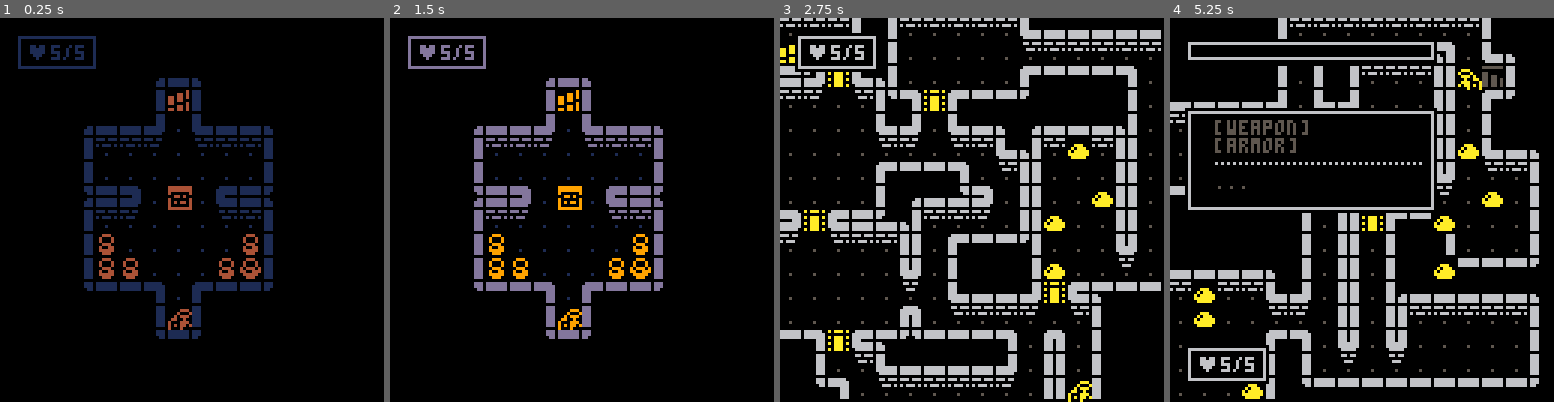
Above: before the commit, frames 1-4 (left to right).
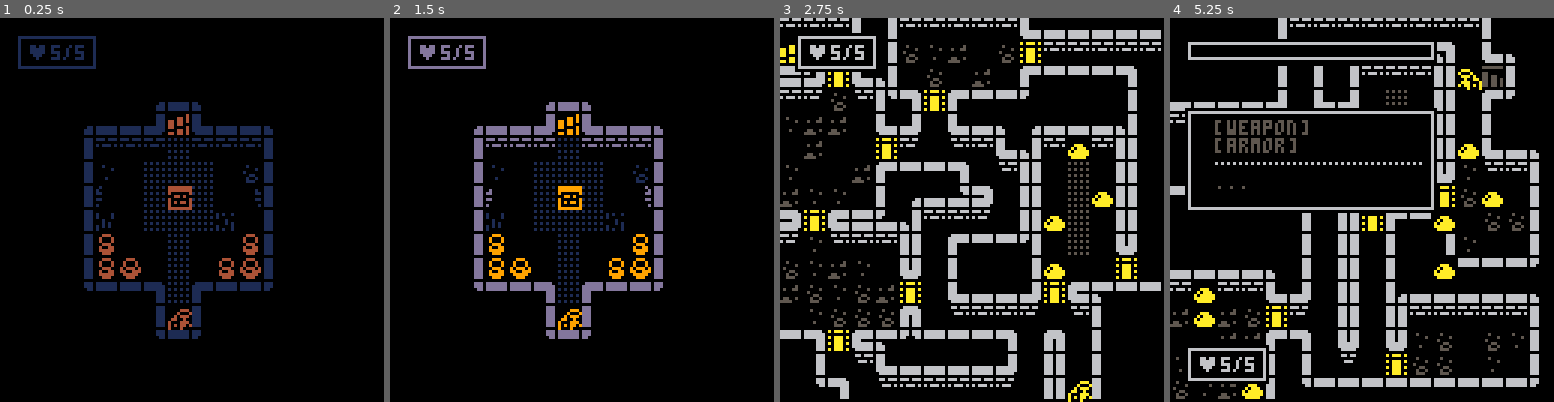
Above: after the commit, the same moments.

Repository: salty-max/pico-8
Game: PICO-8 cartridge carts/rouge/rouge.p8
The game is run twice, just before and just after one commit, with the same random seed, the same clock (stepped at 60 frames per second) and the same inputs.
Inputs:
- Up to frame 1 (0.25 s): no input
- Up to frame 2 (1.5 s): tap X (X key) at 0.33, 1.07 s; tap O (Z key) at 0.7 s
- Up to frame 3 (2.75 s): hold Right 1.6-2.1 s; tap O (Z key) at 1.7, 2.1, 2.5 s; tap X (X key) at 1.85 s; hold Up 2.15-2.42 s; hold Right from 2.47 s (still down)
- Up to frame 4 (5.25 s): tap O (Z key) every 0.4 s from 2.9 to 4.9 s; tap X (X key) at 2.97, 4.08, 5.2 s; release Right at 3.03 s; hold Left 3.08-3.58 s; hold Down 3.63-3.97 s; hold Right 4.02-4.68 s; hold Up 4.73-5.03 s; hold Left from 5.08 s (still down)

The runs differ from the first frame. In frame 1, 3.6% of the frame differs, in the area x 21-72%, y 15-75%; in frame 2, 3.6%; in frame 3, 3.1%; in frame 4, 1.8%.

Commit message:
rouge: sorts tiles + implements room decoration

Diff:
--- a/carts/rouge/rouge.p8
+++ b/carts/rouge/rouge.p8
@@ -148,24 +148,24 @@
 
 
 __gff__
-0000050500000303030103010307020005050505050505050505050505050505050505050505050505050505050505050505050505050505050505050505000000000000000000000000000000000000000000000000000000000000000000000000000000000000000000000000000000000000000000000000000000000000
+0000050500000000000000000000000005050505050505050505050505050505050505050505050505050505050505050505050505050505050505050505000003030301030103070202000001010100000000000000000000000000010101000000000000000000000000000103010000000000000000000000000000000000
 0000000000000000000000000000000000000000000000000000000000000000000000000000000000000000000000000000000000000000000000000000000000000000000000000000000000000000000000000000000000000000000000000000000000000000000000000000000000000000000000000000000000000000
 __map__
 10111111113b111111113b111111111203030303030303030303030303030303030303030303030303030303030303030202020202020202020202020202020200000000000000000000000000000000000000000000000000000000000000000000000000000000000000000000000000000000000000000000000000000000
-200f0101010d01010707340801c00e2203030303030303030303030303030303030303030303030303030303030303030202020202020202020202020202020200000000000000000000000000000000000000000000000000000000000000000000000000000000000000000000000000000000000000000000000000000000
-20010101013401010707340101c0c02203030303030310111203030303030303030303030303030303030303030303030202020202020202020202020202020200000000000000000000000000000000000000000000000000000000000000000000000000000000000000000000000000000000000000000000000000000000
-20010101073408010101340101010122030303030303200e2203030303030303030303030303030303030303030303030202020202020202020202020202020200000000000000000000000000000000000000000000000000000000000000000000000000000000000000000000000000000000000000000000000000000000
-2001010108340801010834070701012203030310111124012311111203030303030303030303030303030303030303030202020202020202020202020202020200000000000000000000000000000000000000000000000000000000000000000000000000000000000000000000000000000000000000000000000000000000
-200106010718330d3319281933330d3d0303032004043e013f04042203030303030303030310111111111203030303030202020202020202020202020202020200000000000000000000000000000000000000000000000000000000000000000000000000000000000000000000000000000000000000000000000000000000
-20080101073401010134010d0101012203030320010101010101012203030303030303030320010101012203030303030202020202020202020202020202020200000000000000000000000000000000000000000000000000000000000000000000000000000000000000000000000000000000000000000000000000000000
-2008010708340101013401180d33333d0303033a332701060125333d03030303030303030320010601012203030303030202020202020202020202020202020200000000000000000000000000000000000000000000000000000000000000000000000000000000000000000000000000000000000000000000000000000000
-1e330d33332901c001340134c0c0082203030320043e0101013f042203030303030303030320010101012203030303030202020202020202020202020202020200000000000000000000000000000000000000000000000000000000000000000000000000000000000000000000000000000000000000000000000000000000
-01010101010d0101013401340101012203030320070101010101072203030303030303030320010101012203030303030202020202020202020202020202020200000000000000000000000000000000000000000000000000000000000000000000000000000000000000000000000000000000000000000000000000000000
-0d3333332f2e0101013401340101012203030320070701010107082203030303030303030330140101133203030303030202020202020202020202020202020200000000000000000000000000000000000000000000000000000000000000000000000000000000000000000000000000000000000000000000000000000000
-010101011f1e0d3333290134010101220303033031311401133131320303030303030303030320010f220303030303030202020202020202020202020202020200000000000000000000000000000000000000000000000000000000000000000000000000000000000000000000000000000000000000000000000000000000
-01010101340101010134010d010a0122030303030303200f2203030303030303030303030303303131320303030303030202020202020202020202020202020200000000000000000000000000000000000000000000000000000000000000000000000000000000000000000000000000000000000000000000000000000000
-01010ac034010c01c0340134c001012203030303030330313203030303030303030303030303030303030303030303030202020202020202020202020202020200000000000000000000000000000000000000000000000000000000000000000000000000000000000000000000000000000000000000000000000000000000
-c0c001010d01c001010d01340101072203030303030303030303030303030303030303030303030303030303030303030202020202020202020202020202020200000000000000000000000000000000000000000000000000000000000000000000000000000000000000000000000000000000000000000000000000000000
+20490101014701014142344201c0482203030303030303030303030303030303030303030310111111111112030303030202020202020202020202020202020200000000000000000000000000000000000000000000000000000000000000000000000000000000000000000000000000000000000000000000000000000000
+20010101013401014141340101c0c02203030303030303030303030303030303030303030320020202020222030303030202020202020202020202020202020200000000000000000000000000000000000000000000000000000000000000000000000000000000000000000000000000000000000000000000000000000000
+2001010141344101010134010101012203030303030310111203030303030303030303030320023f3f3f0222030303030202020202020202020202020202020200000000000000000000000000000000000000000000000000000000000000000000000000000000000000000000000000000000000000000000000000000000
+2001010141344101014234414101012203030310111124482311111203030303030303030320020202020222030303030202020202020202020202020202020200000000000000000000000000000000000000000000000000000000000000000000000000000000000000000000000000000000000000000000000000000000
+2001400142183347331928193333473d03030320040404080404042203030303030303030320040404040422030303030202020202020202020202020202020200000000000000000000000000000000000000000000000000000000000000000000000000000000000000000000000000000000000000000000000000000000
+20410101413401010134014701010122030303200901080808010f2203030303030303030320014c4d4e0122030303030202020202020202020202020202020200000000000000000000000000000000000000000000000000000000000000000000000000000000000000000000000000000000000000000000000000000000
+2041014241340101013401184733333d03030320700108400801732203030303030303030320015c5d5e0122030303030202020202020202020202020202020200000000000000000000000000000000000000000000000000000000000000000000000000000000000000000000000000000000000000000000000000000000
+1e334733332901c001340134c0c04122030303200c010808080d012203030303030303030320016c6d6e0122030303030202020202020202020202020202020200000000000000000000000000000000000000000000000000000000000000000000000000000000000000000000000000000000000000000000000000000000
+0101010101470101013401340101012203030320410101080101412203030303030303030320010101010122030303030202020202020202020202020202020200000000000000000000000000000000000000000000000000000000000000000000000000000000000000000000000000000000000000000000000000000000
+473333332f2e01010134013401010122030303204142010801414222030303030303030303301c2701133132030303030202020202020202020202020202020200000000000000000000000000000000000000000000000000000000000000000000000000000000000000000000000000000000000000000000000000000000
+010101011f1e4733332901340101012203030330313114081331313203030303030303030303204901220303030303030202020202020202020202020202020200000000000000000000000000000000000000000000000000000000000000000000000000000000000000000000000000000000000000000000000000000000
+0101010134010101013401470144012203030303030320492203030303030303030303030303303131320303030303030202020202020202020202020202020200000000000000000000000000000000000000000000000000000000000000000000000000000000000000000000000000000000000000000000000000000000
+010144c034014601c0340134c001012203030303030330313203030303030303030303030303030303030303030303030202020202020202020202020202020200000000000000000000000000000000000000000000000000000000000000000000000000000000000000000000000000000000000000000000000000000000
+c0c001014701c001014701340101422203030303030303030303030303030303030303030303030303030303030303030202020202020202020202020202020200000000000000000000000000000000000000000000000000000000000000000000000000000000000000000000000000000000000000000000000000000000
 010101012c313131313c313c3131313203030303030303030303030303030303030303030303030303030303030303030202020202020202020202020202020200000000000000000000000000000000000000000000000000000000000000000000000000000000000000000000000000000000000000000000000000000000
 
 
--- a/carts/rouge/src/draw.lua
+++ b/carts/rouge/src/draw.lua
@@ -3,13 +3,7 @@
   if fade_perc == 1 then return end
   map()
 
-  -- for x = 0, 15 do
-  --   for y = 0, 15 do
-  --     if d_map[x][y] > 0 then
-  --       print(d_map[x][y], x * 8, y * 8, 8)
-  --     end
-  --   end
-  -- end
+  ani_map()
 
   for m in all(d_mobs) do
     m.die -= 1
@@ -77,3 +71,23 @@
   end
   draw_spr(get_frame(m.anim), m.x * 8 + m.ox, m.y * 8 + m.oy, c, m.flp)
 end
+
+function ani_map()
+  t_ani += 1
+  if (t_ani < 15) return
+  t_ani = 0
+
+  for x = 0, 15 do
+    for y = 0, 15 do
+      local tle = mget(x, y)
+      if tle == 112 or tle == 114 then
+        tle += 1
+      elseif tle == 113 or tle == 115 then
+        tle -= 1
+      end
+
+      mset(x, y, tle)
+    end
+  end
+
+end
--- a/carts/rouge/src/gen/gen.lua
+++ b/carts/rouge/src/gen/gen.lua
@@ -9,7 +9,7 @@
   elseif floor == win_flr then
     copy_map(32, 0)
   else
-    fog = blank_map(1)
+    fog = blank_map(0)
     map_gen()
   end
 
@@ -33,6 +33,7 @@
   prettify_walls()
   place_doors()
   spawn_mobs()
+  deco_rooms()
 end
 
 function snapshot()
--- a/carts/rouge/src/gen/maze.lua
+++ b/carts/rouge/src/gen/maze.lua
@@ -68,7 +68,7 @@
     for mx = 0, 15 do
       for my = 0, 15 do
         tle = mget(mx, my)
-        if  can_carve(mx ,my, true) and tle != 14 and tle != 15 then
+        if  can_carve(mx ,my, true) and tle != 72 and tle != 73 then
           filled = true
           mset(mx, my, 2)
           snapshot()
--- a/carts/rouge/src/gen/props.lua
+++ b/carts/rouge/src/gen/props.lua
@@ -28,7 +28,7 @@
     end
   end
 
-  mset(ex, ey, 14)
+  mset(ex, ey, 72)
   snapshot()
 
   for x = 0, 15 do
@@ -41,15 +41,16 @@
   end
 
 
-  mset(px, py, 15)
+  mset(px, py, 73)
   player.x, player.y = px, py
   snapshot()
 end
 
 function place_doors()
   for d in all(doors) do
-    if mget(d.x, d.y) == 1 and is_walkable(d.x, d.y) and is_door(d.x, d.y) then
-      mset(d.x, d.y, 13)
+    local tle = mget(d.x, d.y)
+    if (tle == 1 or tle == 4 or tle == 5 or tle == 6 or tle == 7) and is_walkable(d.x, d.y) and is_door(d.x, d.y) then
+      mset(d.x, d.y, 71)
       snapshot()
     end
   end
@@ -73,11 +74,11 @@
         local tle = mget(x, y - 1)
         if not is_walkable(x, y - 1) then
           if tle == 35 or tle == 37 or tle == 53 then
-            mset(x, y, 63)
+            mset(x, y, 5)
           elseif tle == 36 or tle == 39 or tle == 55 then
-            mset(x, y, 62)
+            mset(x, y, 7)
           elseif tle == 54 then
-            mset(x, y, 5)
+            mset(x, y, 6)
           else
             mset(x, y, 4)
           end
@@ -86,3 +87,30 @@
     end
   end
 end
+
+function deco_rooms()
+  for r in all(rooms) do
+    local funcs, func = {deco_carpet, deco_dirt}
+
+    func = rnd(funcs)
+
+    for x = 0, r.w - 1 do
+      for y = 0, r.h - 1 do
+        func(r, r.x + x, r.y + y, x, y)
+      end
+    end
+  end
+end
+
+function deco_carpet(r, tx, ty, x, y)
+  if x > 0 and y > 0 and x < r.w - 1 and y < r.h - 1 then
+    mset(tx, ty, 8)
+  end
+end
+
+function deco_dirt(r, tx, ty)
+  local t_arr = split("1, 9, 14, 15")
+  if mget(tx, ty) == 1 then
+    mset(tx, ty, rnd(t_arr))
+  end
+end
--- a/carts/rouge/src/main.lua
+++ b/carts/rouge/src/main.lua
@@ -41,6 +41,8 @@
 end
 
 function start_game()
+  -- timer for map animation
+  t_ani = 0
   -- fade percentage (1 ==  fully opaque)
   fade_perc = 1
   -- buffer for inputs
--- a/carts/rouge/src/player.lua
+++ b/carts/rouge/src/player.lua
@@ -32,15 +32,14 @@
 end
 
 function trigger_bump(tile, dx, dy)
-  if tile == 6 then
+  if tile == 64 then
     -- tablets
-  if floor == 0 then
-    show_dialog({"", " welcome to my", " cheaply-made tower!", "", " inside: briefly", " trained monsters, ", " puzzles i forgot to", " finish, and the", " famous glowing rock!", "", " climb, if you dare!", " mwa ha ha ha ha ha", " *cough* *cough*", ""})
-  end
-  if floor == win_flr then
+    if floor == 0 then
+      show_dialog({"", " welcome to my", " cheaply-made tower!", "", " inside: briefly", " trained monsters, ", " puzzles i forgot to", " finish, and the", " famous glowing rock!", "", " climb, if you dare!", " mwa ha ha ha ha ha", " *cough* *cough*", ""})
+    end
+  elseif tile == 109 then
     win = true
-  end
-  elseif tile == 7 or tile == 8 then
+  elseif tile == 65 or tile == 66 then
     -- pots
     sfx(59)
     mset(dx, dy, 1)
@@ -49,14 +48,14 @@
       take_item(itm)
       show_msg("you found a " .. items.name[itm] .. "!", 60)
     end
-  elseif tile == 10 or tile == 12 then
+  elseif tile == 68 or tile == 70 then
     -- chests
     sfx(61)
     mset(dx, dy, tile - 1)
     local itm = flr(rnd(#items.name) + 1)
     take_item(itm)
     show_msg("you found a " .. items.name[itm] .. "!", 60)
-  elseif tile == 13 then
+  elseif tile == 71 then
     -- doors
     sfx(62)
     mset(dx, dy, 1)
@@ -66,7 +65,7 @@
 function trigger_step()
   local tle = mget(player.x, player.y)
 
-  if tle == 14 then
+  if tle == 72 then
     fade_out()
     gen_floor(floor + 1)
     show_flr_msg()
--- a/carts/rouge/src/ui.lua
+++ b/carts/rouge/src/ui.lua
@@ -33,7 +33,7 @@
       print(txt, wx, wy, c)
 
       if i == w.cur then
-        spr(64, wx - 5 + min(sin(time())), wy)
+        spr(255, wx - 5 + min(sin(time())), wy)
       end
 
       wy += 6
--- a/carts/rouge/src/update.lua
+++ b/carts/rouge/src/update.lua
@@ -34,8 +34,6 @@
   end
 
   if a_t == 1 then
-    local tle = mget(player.x, player.y)
-
     _upd = update_game
 
     if trigger_step() then return end
--- a/carts/rouge/src/util.lua
+++ b/carts/rouge/src/util.lua
@@ -107,7 +107,7 @@
       tle = mget(mx + x, my + y)
       mset(x, y, tle)
 
-      if tle == 15 then
+      if tle == 73 then
         player.x, player.y = x, y
       end
     end
Not shown, changed: 47 lines of the sprite sheet (__gfx__) section of carts/rouge/rouge.p8
